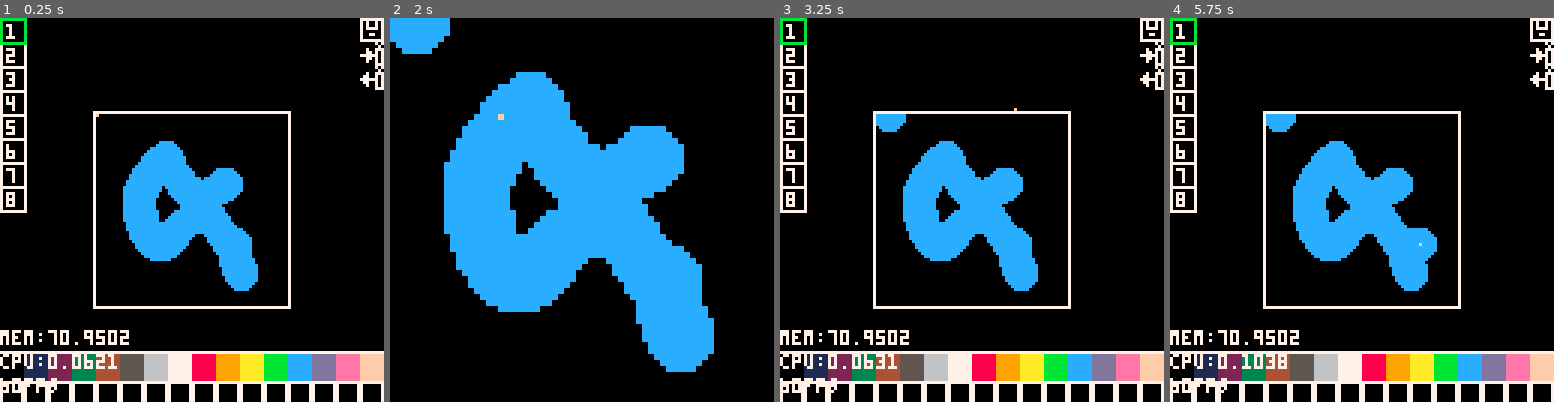
Above: before the commit, frames 1-4 (left to right).
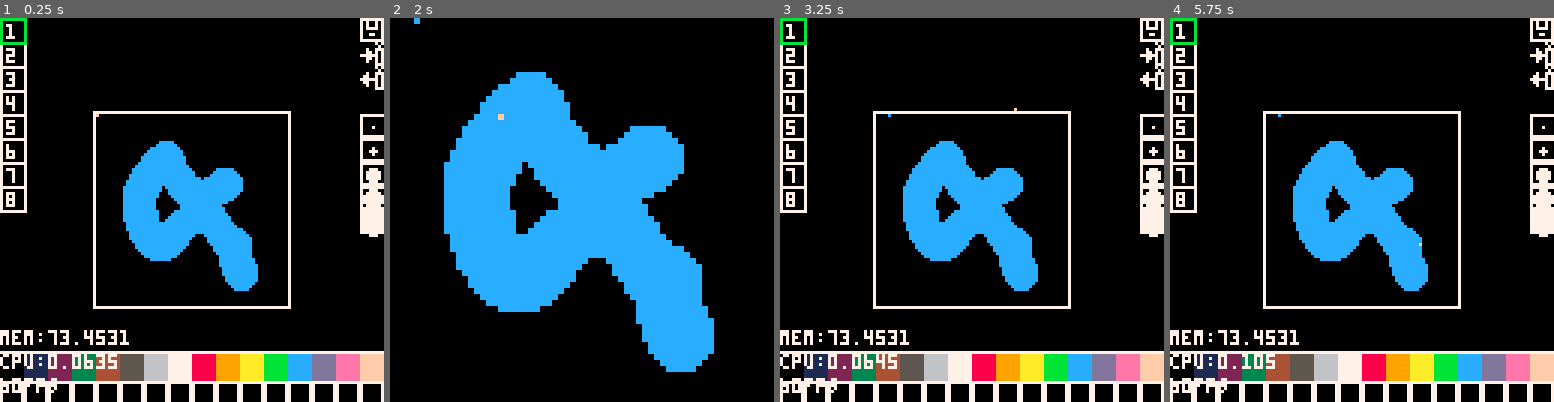
Above: after the commit, the same moments.

Repository: m-r-hunt/Pico-8-Carts
Game: PICO-8 cartridge flickgame.p8
The game is run twice, just before and just after one commit, with the same random seed, the same clock (stepped at 60 frames per second) and the same inputs.
Inputs (mouse positions are in pixels of both pictures, inside the frame that each line leads up to):
- Up to frame 1 (0.25 s): no input
- Up to frame 2 (2 s): tap X (X key) at 0.33, 1.07, 1.85 s; click (670, 121) at 0.67 s; tap O (Z key) at 0.7, 1.7 s; click (436, 267) at 1.22 s; hold Right from 1.6 s (still down); click (497, 114) at 1.77 s
- Up to frame 3 (3.25 s): release Right at 2.1 s; tap O (Z key) at 2.1, 2.5, 2.9 s; hold Up 2.15-2.42 s; click (952, 259) at 2.32 s; hold Right 2.47-3.03 s; click (1014, 106) at 2.87 s; tap X (X key) at 2.97 s; hold Left from 3.08 s (still down)
- Up to frame 4 (5.75 s): tap O (Z key) every 0.4 s from 3.3 to 5.7 s; click (1465, 256) at 3.42 s; release Left at 3.58 s; hold Down 3.63-3.97 s; click (1231, 102) at 3.97 s; hold Right 4.02-4.68 s; tap X (X key) at 4.08, 5.2 s; click (1292, 248) at 4.52 s; hold Up 4.73-5.03 s; click (1354, 94) at 5.07 s; hold Left 5.08-5.68 s; click (1419, 244) at 5.62 s; hold Down from 5.73 s (still down)

The runs differ from the first frame. In frame 1, 1.5% of the frame differs, in the area x 15-100%, y 25-91%; in frame 2, 1.2%; in frame 3, 1.8%; in frame 4, 2.1%, in the area x 15-100%, y 25-92%.

Commit message:
More flickgame

Diff:
--- a/flickgame.p8
+++ b/flickgame.p8
@@ -34,10 +34,15 @@
 
 cur_col=12
 
+brush=1
+
 ui={}
 
 function _init()
  --memset(frame_base,0x0,max_frames*frame_total_size)
+ for i=0x300,0x4300-1 do
+  --poke(i,flr(rnd(255)))
+ end
 
  poke(0x5f2d, 1)
  last_mx=stat(32)
@@ -50,7 +55,8 @@
   {0,122,128,8,trans},
   {120,0,8,8,csave},
   {120,8,8,8,clipsave},
-  {120,16,8,8,clipload}
+  {120,16,8,8,clipload},
+  {120,32,8,40,brush}
  }
 end
 
@@ -98,7 +104,7 @@
 function edit(lpressed,ldown,rpressed,rdown)
  if ldown then
   copy_frame_to_screen(true)
-  circfill(curs_x,curs_y,5,cur_col)
+  circfill(curs_x,curs_y,brush,cur_col)
   copy_frame_from_screen()
  end
 end
@@ -135,6 +141,12 @@
  end
 end
 
+function brush(lpressed,ldown,rpressed,rdown)
+ if lpressed then
+  brush=flr((curs_y-32)/8)
+ end
+end
+
 function _draw()
  cls()
 
@@ -168,6 +180,12 @@
   spr(1,120,0)
   spr(2,120,8)
   spr(3,120,16)
+
+  for i=0,4 do
+   rect(120,32+i*8,128,32+i*8+7,7)
+   circfill(124,32+i*8+4,i,7)
+  end
+
 
   pset(curs_x,curs_y,15)
 
@@ -638,10 +656,29 @@
  poke(addr,val)
 end
 
+--save/restore hardware lets us
+--have bigger clipsaves without
+--crashing
+function save_hardware_state()
+ hardware_state={}
+ for i=0x5f00,0x5f80 do
+  hardware_state[i]=peek(i)
+ end
+end
+
+function load_hardware_state()
+ for i=0x5f00,0x5f80 do
+  poke(i,hardware_state[i])
+ end
+end
+
+scratch_base=0x4300
+
 function clipsave(lpressed,ldown,rpressed,rdown)
  if lpressed then
+  save_hardware_state()
   out=""
-  mem=0x6000
+  mem=scratch_base
   for t in all(transitions) do
    for tt in all(t) do
     out=out..tt.." "
@@ -650,15 +687,17 @@
   clen=comp(0,0,64,4*64-1,mem,bgget)
   out=out..clen.." "
   len2=comp(0,0,64,4*64-1,mem+clen,bgget2)
-  for i=0x6000,mem+clen+len2 do
+  for i=scratch_base,mem+clen+len2 do
    out=out..peek(i).." "
   end
   printh(out,"@clip")
+  load_hardware_state()
  end
 end
 
 function clipload(lpressed,ldown,rpressed,rdown)
  if lpressed then
+  save_hardware_state()
   ins=stat(4)
   strings={}
   last=0
@@ -672,189 +711,192 @@
   idx=1
   for t in all(transitions) do
    for tt,_ in pairs(t) do
-    --t[tt]=tonum(strings[idx])
+    t[tt]=tonum(strings[idx])
     idx+=1
    end
   end
   clen=strings[idx]
   idx+=1
   for i=idx,#strings do
-   poke(0x6000+i-idx,tonum(strings[i]))
-  end
-  decomp(0x6000,0,0,bgget,bgset)
-  decomp(0x6000+clen,0,0,bgget2,bgset2)
- end
-end
-…(173 lines of a section not shown)…
+   poke(scratch_base+i-idx,tonum(strings[i]))
+  end
+  decomp(scratch_base,0,0,bgget,bgset)
+  decomp(scratch_base+clen,0,0,bgget2,bgset2)
+  load_hardware_state()
+ end
+end
+…(43 lines of a section not shown)…
+__map__
+000000000000000000000000001f000000000000000000000000000000000000000000000000000000000000000000000000000000000000000000000000000000000000000000000000000000000000000000000000000000000000000000000000000000000000000000000000000000000000000000000000000000000000
+…(130 lines of a section not shown)…
Not shown, changed: 130 lines of the sprite sheet (__gfx__) section of flickgame.p8
